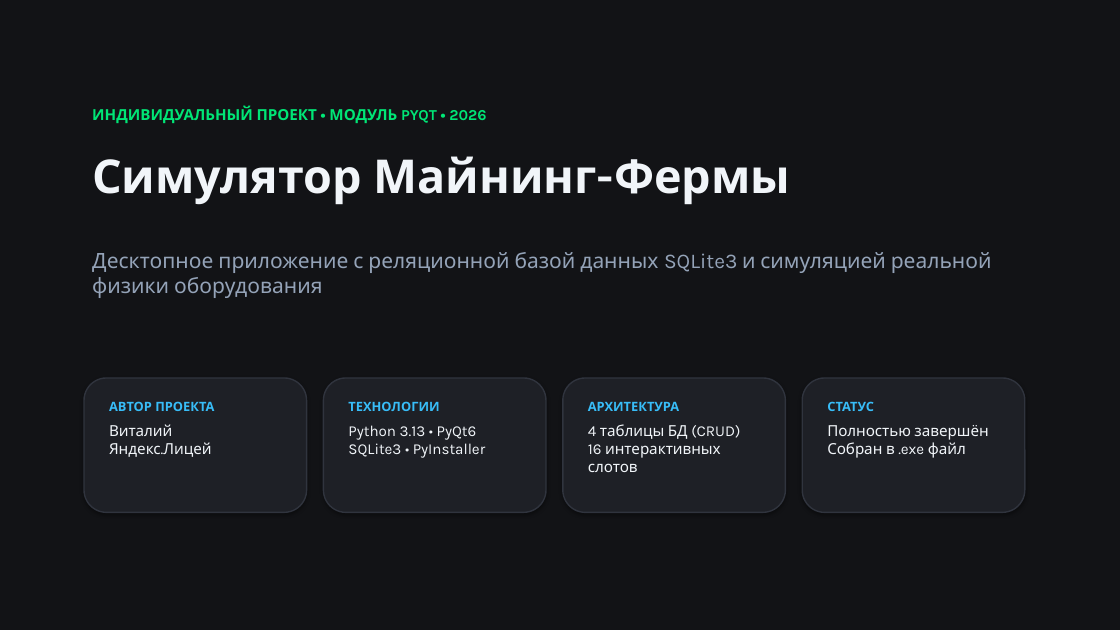
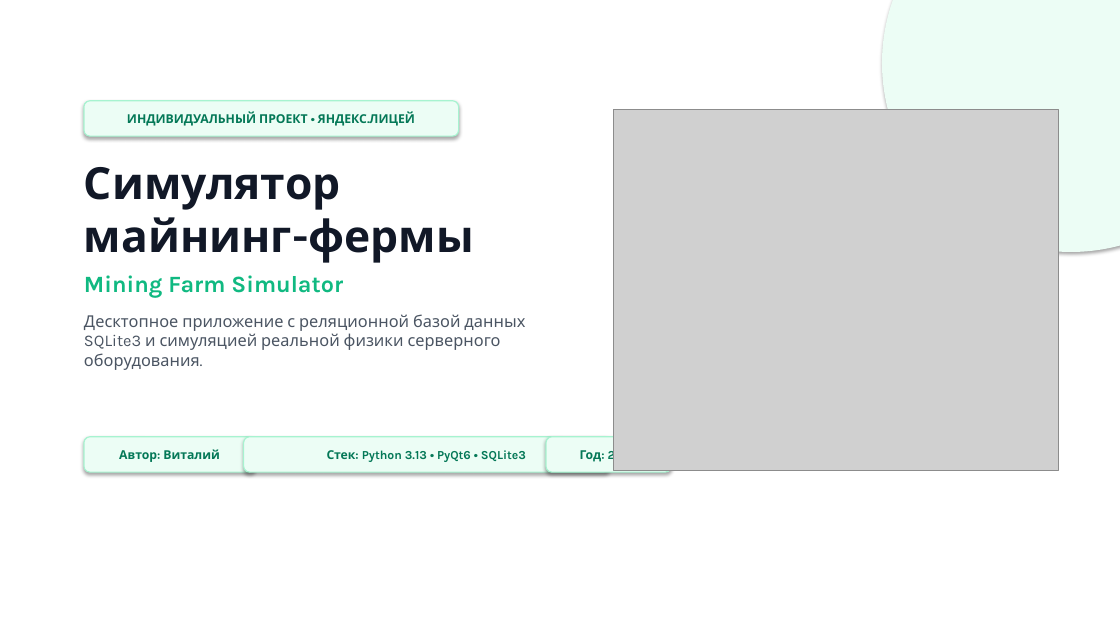
Before and after one commit to NSDKJDKL/Project, a slide deck: slide 1 of presentation.pptx. Drawn at 1120x630 pixels with LibreOffice and Linux fonts; fonts in the diff are those of the drawing; grey boxes stand for pictures. Boxes give left, top, right and bottom in pixels: in the first picture for what was removed or moved away, otherwise in the second. Text is boxed around its words. In the diff, an @@ line names an element or a change of style, - is before the commit and + after.

Commit message:
Redesign presentation to clean editorial style matching reference with real screenshots

```diff
--- a/presentation.pptx
+++ b/presentation.pptx
@@ background #121316 to #FFFFFF @@
@@ ellipse added at (x1=882, y1=0, x2=1120, y2=252), fill #ECFDF5 @@
@@ rounded rectangle added at (x1=84, y1=101, x2=459, y2=136), fill #ECFDF5, outline #A7F3D0 1 pt, 10.5 pt, text #047857, bold @@
+ИНДИВИДУАЛЬНЫЙ ПРОЕКТ • ЯНДЕКС.ЛИЦЕЙ
@@ text removed at (x1=92, y1=106, x2=486, y2=123) @@
-ИНДИВИДУАЛЬНЫЙ ПРОЕКТ • МОДУЛЬ PYQT • 2026
@@ picture added at (x1=613, y1=109, x2=1059, y2=471) @@
@@ text at (x1=84, y1=167, x2=475, y2=297): text changed; size 40 to 38 pt; text colour #F1F5F9 to #111827 @@
-Симулятор Майнинг-Фермы
+Симулятор
+майнинг-фермы
+Mining Farm Simulator
@@ text at (x1=84, y1=314, x2=525, y2=370): text changed; size 18 to 14 pt; text colour #94A3B8 to #4B5563 @@
-Десктопное приложение с реляционной базой данных SQLite3 и симуляцией реальной физики оборудования
+Десктопное приложение с реляционной базой данных SQLite3 и симуляцией реальной физики серверного оборудования.
@@ rounded rectangle removed at (x1=84, y1=378, x2=307, y2=513) @@
@@ rounded rectangle removed at (x1=323, y1=378, x2=546, y2=513) @@
@@ rounded rectangle removed at (x1=563, y1=378, x2=786, y2=513) @@
@@ rounded rectangle removed at (x1=802, y1=378, x2=1025, y2=513) @@
@@ text removed at (x1=588, y1=401, x2=740, y2=472) @@
-АРХИТЕКТУРА
-4 таблицы БД (CRUD)
-16 интерактивных слотов
@@ text removed at (x1=827, y1=401, x2=988, y2=458) @@
-СТАТУС
-Полностью завершён
-Собран в .exe файл
@@ rounded rectangle "Автор: Виталий" resized from (x1=109, y1=401, x2=214, y2=457) to (x1=84, y1=437, x2=255, y2=472) @@
@@ rounded rectangle "Автор: Виталий" at (x1=84, y1=437, x2=255, y2=472): vertical alignment top to middle; fill none to #ECFDF5; outline none to #A7F3D0 1 pt; shadow on @@
@@ text in rounded rectangle at (x1=119, y1=449, x2=219, y2=462): text changed; size 13 to 10.5 pt; text colour #F1F5F9 to #047857; bold on @@
-АВТОР ПРОЕКТА
-Виталий
-Яндекс.Лицей
+Автор: Виталий
@@ rounded rectangle "Стек: Python 3.13 • PyQt6 ..." at (x1=244, y1=437, x2=609, y2=472): vertical alignment top to middle; fill none to #ECFDF5; outline none to #A7F3D0 1 pt; shadow on @@
@@ rounded rectangle "Стек: Python 3.13 • PyQt6 ..." resized from (x1=348, y1=401, x2=485, y2=458) to (x1=244, y1=437, x2=609, y2=472) @@
@@ rounded rectangle added at (x1=546, y1=437, x2=671, y2=472), fill #ECFDF5, outline #A7F3D0 1 pt, 10.5 pt, text #047857, bold @@
+Год: 2026
@@ text in rounded rectangle at (x1=327, y1=450, x2=526, y2=462): text changed; size 13 to 10.5 pt; text colour #F1F5F9 to #047857; bold on @@
-ТЕХНОЛОГИИ
-Python 3.13 • PyQt6
-SQLite3 • PyInstaller
+Стек: Python 3.13 • PyQt6 • SQLite3
```
Also in this commit, not shown: 1 other slide changed, 7 slides added, 7 slides removed, 8 other files.
